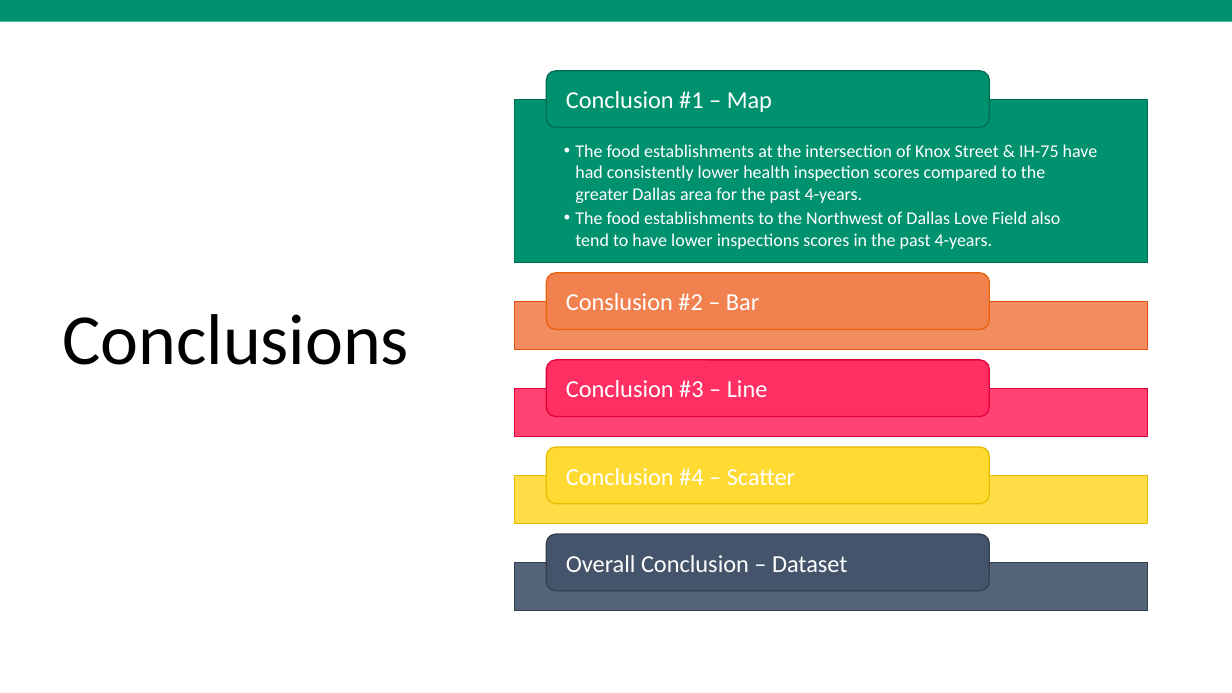
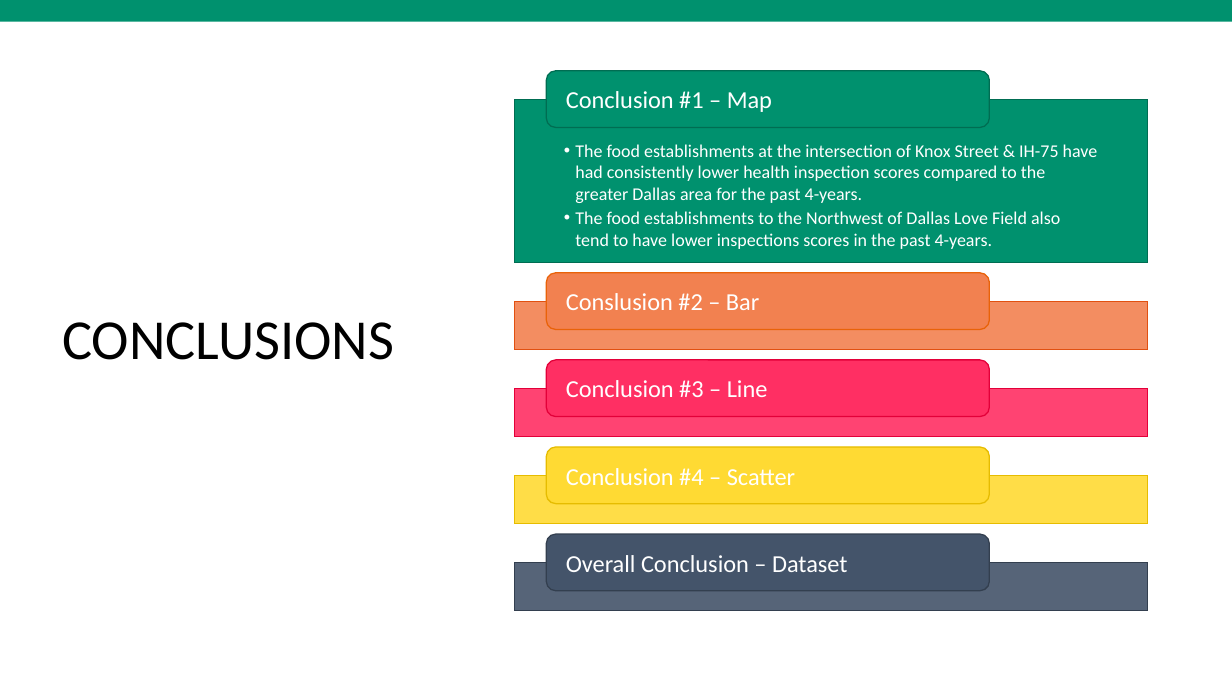
Before and after one commit to RPodemski/SMU_Project2, a slide deck: slide 5 of Brett/Health_Inspections.pptx (slide 4 before the commit). Drawn at 1232x693 pixels with LibreOffice and Linux fonts; fonts in the diff are those of the drawing. Boxes give left, top, right and bottom in pixels: in the first picture for what was removed or moved away, otherwise in the second. Text is boxed around its words. In the diff, an @@ line names an element or a change of style, - is before the commit and + after.

```diff
--- a/Brett/Health_Inspections.pptx
+++ b/Brett/Health_Inspections.pptx
@@ title at (62, 322, 394, 360): text changed; size 56 to 44 pt @@
-Conclusions
+CONCLUSIONS
```
Also in this commit, not shown: 2 other slides changed, 1 slide added.
